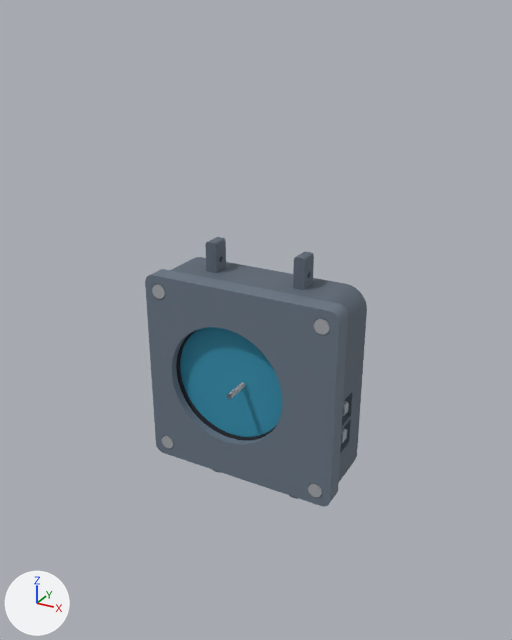
What one commit did to the glTF model mechanical/external-assembly.glb.
Camera for both pictures: a camera (50 mm lens) standing at (81.0, -146.5, 89.3) and looking at (-2.0, 4.5, 13.9). Every picture has the same lights, and +X, +Y and +Z are marked at lower left. The picture after the commit comes second. Vertices at exactly the same position are counted once.

In view in the first picture: 'bezel', 'button-plunger-2', 'case-base', 'display', 'display-active' and 6 more.
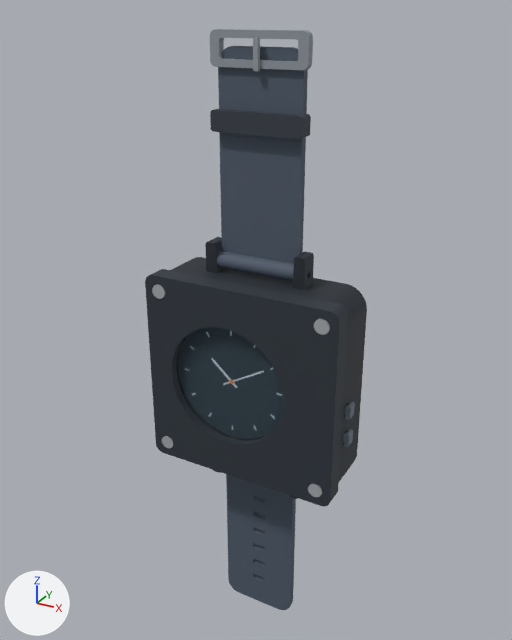
Pixel boxes [x1, y1, x2, y2] of what changed, in the pictures (512 x 640 px):
'bezel', recoloured (greyish blue to dark blue)
    both: [145, 269, 348, 506]
'strap-30', reshaped (not visible before)
    after: [216, 46, 308, 282]
'lens', surface changed, moved (not visible before)
    after: [176, 327, 282, 440]
'display-active', recoloured
    both: [180, 327, 282, 437]
'strap--30', reshaped (not visible before)
    after: [226, 474, 296, 610]
'case-base', recoloured
    both: [172, 237, 367, 499]
'strap-keeper', added
    after: [210, 109, 311, 139]
'strap-buckle', added
    after: [210, 29, 313, 70]
'buckle-tang', added
    after: [253, 37, 260, 71]
'button-plunger-2', reshaped
    before: [342, 401, 349, 416]
    after: [344, 401, 355, 420]

What the commit changed:
Material 'case-base' (mat_case_base) changes colour from greyish blue #5d6976 to dark blue #242c35; in linear values from (0.11, 0.14, 0.18) to (0.018, 0.025, 0.035).
Material 'bezel' (mat_bezel) changes colour from greyish blue #697684 to dark blue #2d353e; in linear values from (0.14, 0.18, 0.23) to (0.026, 0.035, 0.048).
In material 'lens' (mat_lens), alpha goes from 0.28 to 0.12.
Material 'display-active' (mat_display_active) changes colour from cyan #3090af to dark blue #0d1d2c; in linear values from (0.03, 0.28, 0.43) to (0.004, 0.012, 0.025).
Material 'strap-keeper' (mat_strap_keeper) is new.
Its base color is (0.035, 0.045, 0.06) (greyish blue #353c45).
Its roughness is 0.7.
Material 'buckle-tang' (mat_buckle_tang) is new.
Its base color is (0.3, 0.33, 0.36) (grey #959ba2).
Its roughness is 0.7.
Material 'strap-buckle' (mat_strap_buckle) is new.
Its base color is (0.28, 0.31, 0.35) (grey #9097a0).
Its roughness is 0.7.
me_lens is used by ob_lens; location (0.0, 0.0, 0.0).
me_lens had 104 vertices, 204 faces and spanned x -19.0..19.0, y -1.0..0.0, z -20.0..20.0.
me_lens now has 104 vertices, 204 faces and spans x -22.5..15.5, y -7.2..-6.2, z -20.0..20.0.
me_lens part 1: the whole mesh is moved by (-3.5, -6.2, 0.0).
me_strap__30 is used by ob_strap__30; location (0.0, 0.0, 0.0).
me_strap__30 had 104 vertices, 204 faces and spanned x -11.0..11.0, y -2.0..0.0, z -26.0..26.0.
me_strap__30 now has 516 vertices, 826 faces and spans x -11.0..11.0, y -0.2..4.5, z -81.5..-27.8.
me_strap__30 part 2: 104 vertices removed from x -11.0..11.0, y -2.0..0.0, z -26.0..26.0; 516 vertices added at x -11.0..11.0, y -0.2..4.5, z -81.5..-27.8.
me_strap_30 is used by ob_strap_30; location (0.0, 0.0, 0.0).
me_strap_30 had 104 vertices, 204 faces and spanned x -11.0..11.0, y -2.0..0.0, z -26.0..26.0.
me_strap_30 now has 420 vertices, 706 faces and spans x -11.0..11.0, y -0.2..4.5, z 27.8..81.5.
me_strap_30 part 3: 104 vertices removed from x -11.0..11.0, y -2.0..0.0, z -26.0..26.0; 420 vertices added at x -11.0..11.0, y -0.2..4.5, z 27.8..81.5.
me_button_plunger_2 is used by ob_button_plunger_2; location (0.0, 0.0, 0.0).
me_button_plunger_2 had 104 vertices, 204 faces and spanned x 21.45..26.95, y -2.75..-0.25, z -3.5..-0.5.
me_button_plunger_2 now has 284 vertices, 540 faces and spans x 22.68..28.6, y -3.1..-0.3, z -4.0..0.0.
me_button_plunger_2 part 4: 104 vertices removed from x 21.45..26.95, y -2.75..-0.25, z -3.5..-0.5; 284 vertices added at x 22.68..28.6, y -3.1..-0.3, z -4.0..0.0.
Mesh me_strap_keeper is new.
It has 120 vertices, 224 faces and spans x -12.0..12.0, y 0.2..4.6, z 62.5..67.5.
It uses material mat_strap_keeper (greyish blue #353c45).
Mesh me_buckle_tang is new.
It is a box spanning x -0.6..0.6, y 0.5..1.5, z 76.5..83.5.
It uses material mat_buckle_tang (grey #959ba2).
Mesh me_strap_buckle is new.
It has 312 vertices, 512 faces and spans x -12.5..12.5, y 1.5..3.5, z 77.0..85.0.
It uses material mat_strap_buckle (grey #9097a0).
Object 'strap-keeper' (ob_strap_keeper) is new; it shows me_strap_keeper.
Its location is (0.0, 0.0, 0.0).
Object 'buckle-tang' (ob_buckle_tang) is new; it shows me_buckle_tang.
Its location is (0.0, 0.0, 0.0).
Object 'strap-buckle' (ob_strap_buckle) is new; it shows me_strap_buckle.
Its location is (0.0, 0.0, 0.0).
